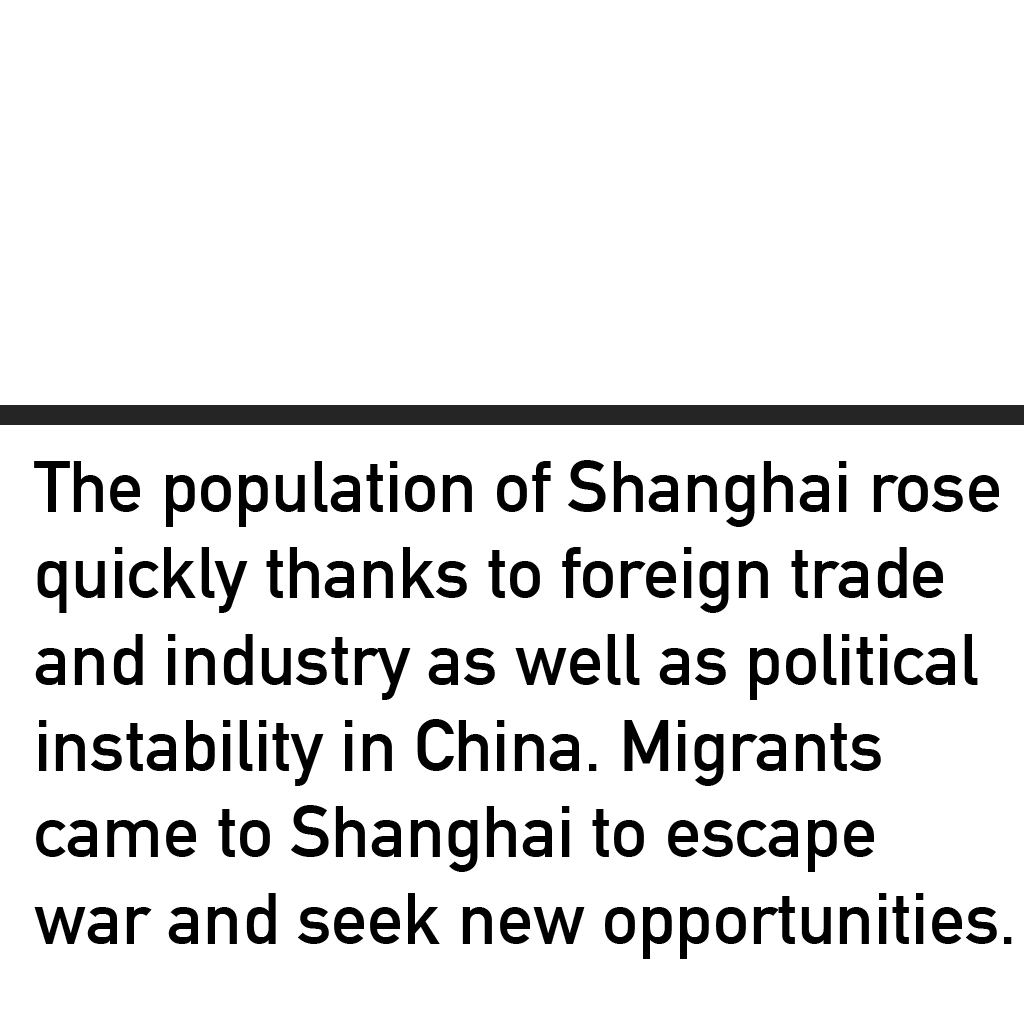
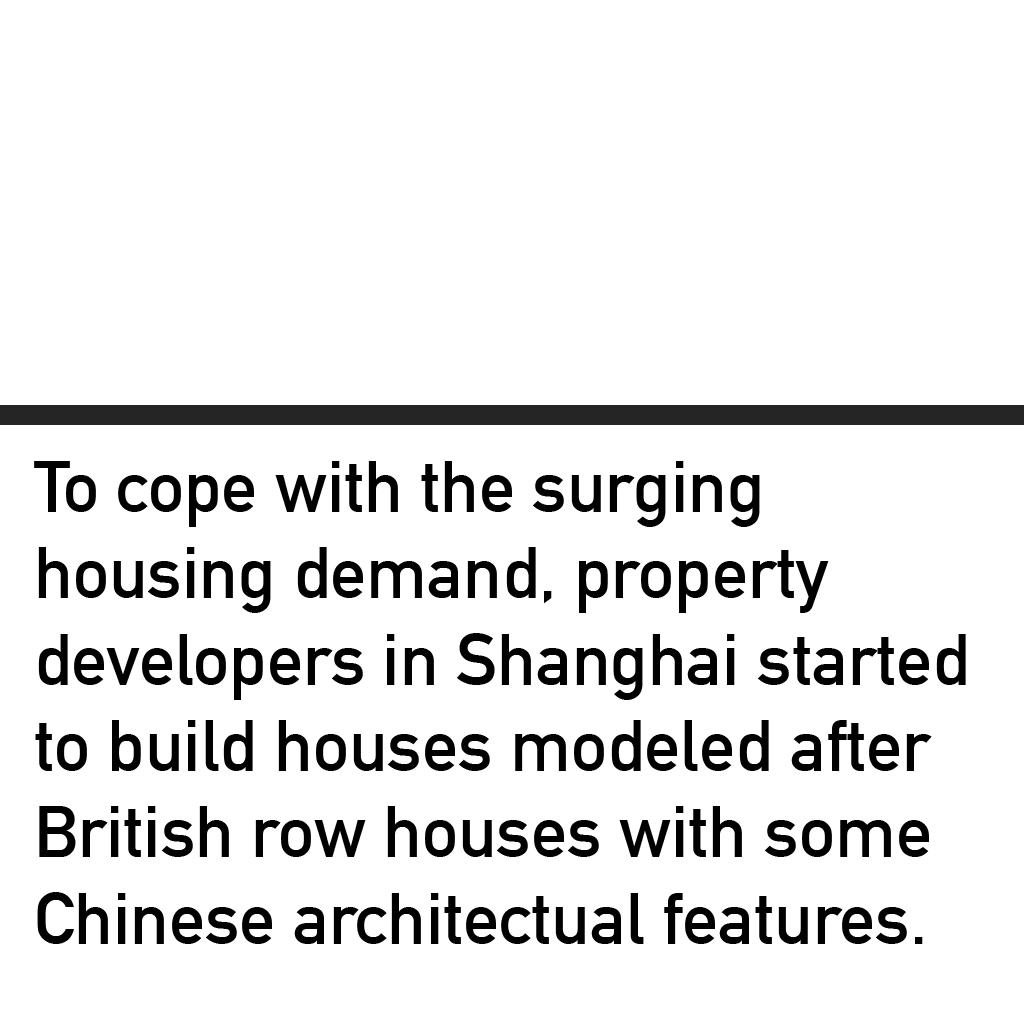
Layers edited between the first and the second 1024×1024 image:
renamed "The population of Shanghai rose quickly thanks to foreign trade" to "To cope with the surging housing demand, property developers i", painted on it over [34, 460, 1012, 959]
